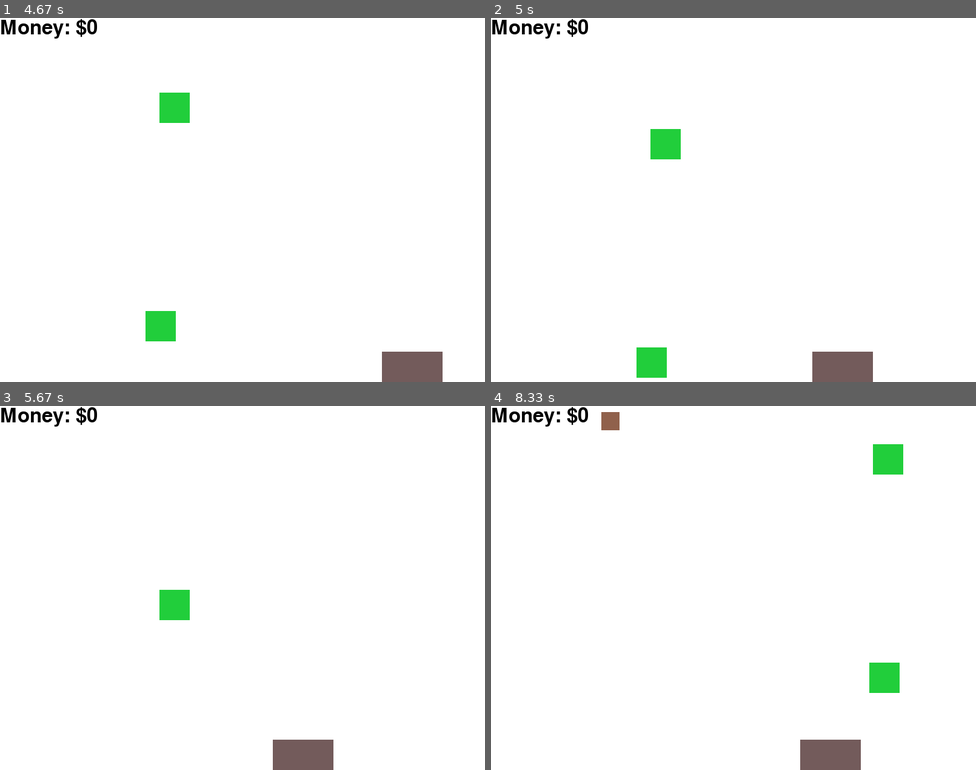
Above: before the commit, frames 1-4 (two rows, left to right).
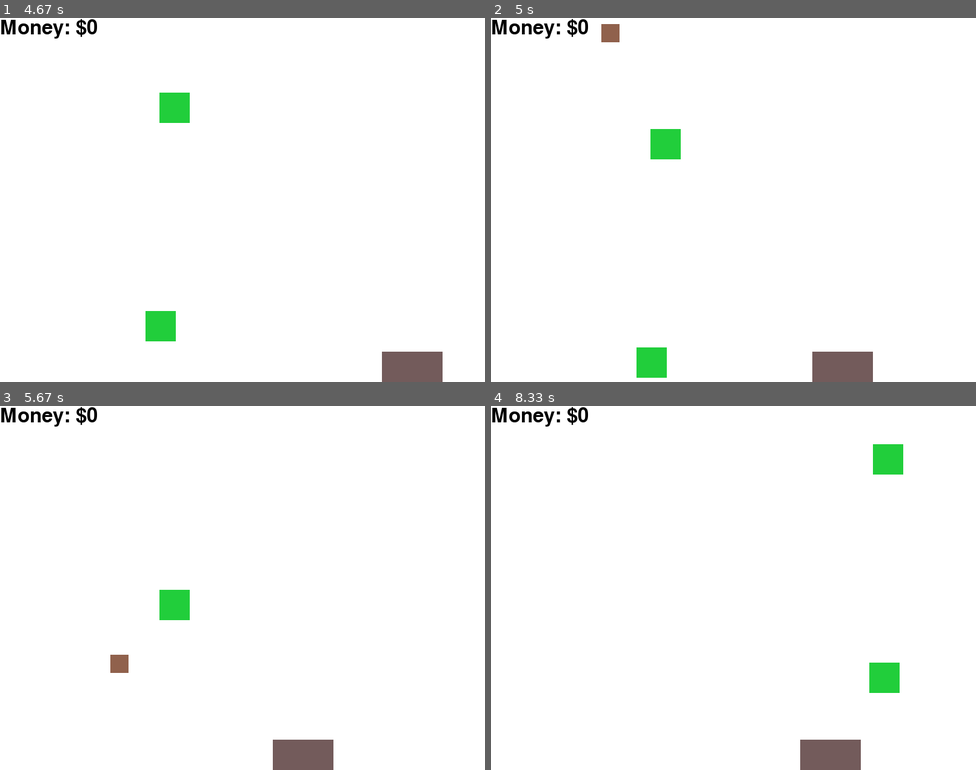
Above: after the commit, the same moments.

Repository: gnikkoch96/pygame-projects
Game: pygame game, started from test_game/main.py
Same seed, same stepped clock (60 frames per second), same inputs: the game is played once before the commit and once after it.
Inputs:
- Up to frame 1 (4.67 s): hold Right 0.33-0.8 s; hold Right 0.83-1.3 s; hold Left 1.33-1.87 s; hold Left 1.9-2.3 s; hold Right 2.33-2.97 s; hold Left 3-3.47 s; hold Right 3.5-3.97 s; hold Right 4-4.47 s; hold Left from 4.5 s (still down)
- Up to frame 2 (5 s): keep holding Left
- Up to frame 3 (5.67 s): release Left at 5.03 s; hold Left 5.07-5.47 s; hold Right from 5.5 s (still down)
- Up to frame 4 (8.33 s): release Right at 6.13 s; hold Left 6.17-6.63 s; hold Right 6.67-7.13 s; hold Right 7.17-7.63 s; hold Left 7.67-8.2 s; hold Left from 8.23 s (still down)

Frame 1 is identical in both runs. In frame 2, 0.2% of the frame differs, in the area x 22-27%, y 1-7%; in frame 3, 0.2%; in frame 4, 0.2%.

Commit message:
style: moved the loss money animation more closer to the actual money location

Diff:
--- a/test_game/main.py
+++ b/test_game/main.py
@@ -41,7 +41,7 @@
 ROCK_SIZE: List[int] = [30, 30]
 ROCK_COLOR: str = "#90614c"
 ROCK_FALL_SPEED: int = 10
-ROCK_SPAWN_RATE: int = 500
+ROCK_SPAWN_RATE: int = 300
 ROCK_LIST: List[List[Union[int, str]]] = []
 
 frame_count = 0
@@ -97,6 +97,14 @@
         rock_rect = pygame.Rect(rock[0], rock[1], rock[2], rock[3])
         if bucket_rect.colliderect(rock_rect):
             # play lost animation
+            animations.append({
+                'text': f"-{score}",
+                'x': font.size('Money:')[0],
+                'y': 30,
+                'alpha': 255,
+                'text_color': ROCK_COLOR,
+                'timer': 180
+            })
 
             # reset score
             score = 0
